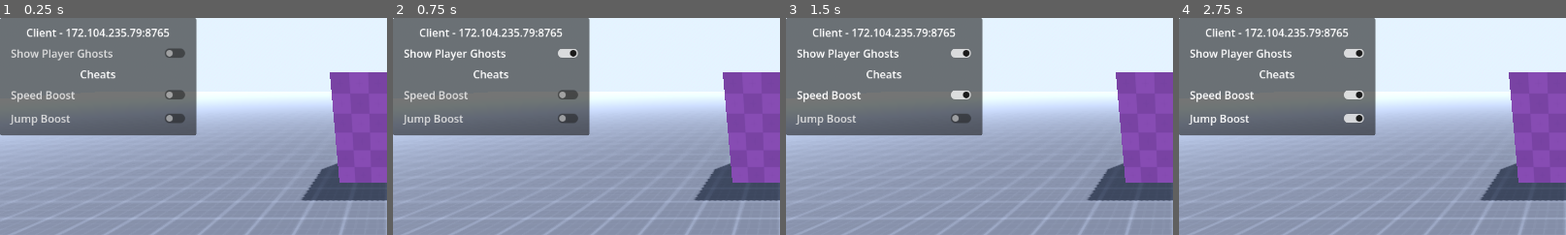
Above: before the commit, frames 1-4 (left to right).
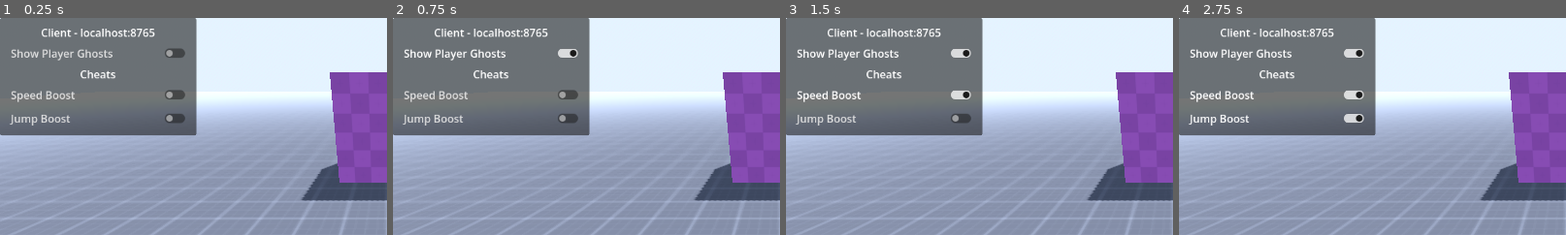
Above: after the commit, the same moments.

Repository: trflorian/server-authoritative-multiplayer
Game: Godot game, scene res://world.tscn
Same seed, same stepped clock (60 frames per second), same inputs: the game is played once before the commit and once after it.
Inputs:
- Up to frame 1 (0.25 s): no input
- Up to frame 2 (0.75 s): click "Show Player Ghosts" at 0.5 s
- Up to frame 3 (1.5 s): click "Speed Boost" at 1.25 s
- Up to frame 4 (2.75 s): click "Jump Boost" at 2 s
The pictures show only the part of the screen within x 0-50%, y 0-50%; the shares and areas given below are measured in that part.

The runs differ from the first frame. In frame 1, 0.9% of the frame differs, in the area x 7-44%, y 4-9%; in frame 2, 0.9%; in frame 3, 0.9%; in frame 4, 0.9%.

Commit message:
update to godot v4.7.2, retry client join on failure

Diff:
--- a/cheats/network_manager.gd
+++ b/networking/network_manager.gd
@@ -1,7 +1,7 @@
 extends Node
 
-const IP_ADDRESS := "172.104.235.79"
-#const IP_ADDRESS := "localhost"
+#const IP_ADDRESS := "172.104.235.79"
+const IP_ADDRESS := "localhost"
 const PORT := 8765
 const MAX_CLIENTS := 4
 
@@ -23,21 +23,33 @@
 	else:
 		network_type_label.text = "Client - " + IP_ADDRESS + ":" + str(PORT)
 		cheats_ui.visible = true
+		multiplayer.connected_to_server.connect(_connected_to_server)
+		multiplayer.connection_failed.connect(_connection_failed)
 		_create_client()
 
 func _create_client() -> void:
 	print("Starting client...")
 	var peer = WebSocketMultiplayerPeer.new()
-	peer.create_client("ws://%s:%d" % [IP_ADDRESS, PORT])
+	var error = peer.create_client("ws://%s:%d" % [IP_ADDRESS, PORT])
+	if error != OK:
+		push_error("Socket creation failed: ", error)
+		return
 	multiplayer.multiplayer_peer = peer
-	await multiplayer.connected_to_server
+
+func _connected_to_server() -> void:
 	print("Client is connected to server!")
+
+func _connection_failed() -> void:
+	print("Client connection failed, retrying in a sec...")
+	await get_tree().create_timer(1).timeout
+	_create_client()
 
 func _create_server() -> void:
 	print("Starting server...")
 	var peer = WebSocketMultiplayerPeer.new()
 	peer.create_server(PORT, "*") # TODO: add TLS options according to https://www.reddit.com/r/godot/comments/17ltxjp/comment/l1uz70s/?utm_source=share&utm_medium=web3x&utm_name=web3xcss&utm_term=1&utm_content=share_button
 	multiplayer.multiplayer_peer = peer
+	print("Server started!")
 
 func _on_peer_connected(peer: int) -> void:
 	var new_player_inst = player_prefab.instantiate() as PlayerController
--- a/player/player.tscn
+++ b/player/player.tscn
@@ -54,39 +54,39 @@
 properties/2/spawn = true
 properties/2/replication_mode = 1
 
-[node name="Player" type="Node3D" groups=["player"]]
+[node name="Player" type="Node3D" unique_id=1750218142 groups=["player"]]
 script = ExtResource("1_ub3x8")
 
-[node name="PlayerGhost" type="CharacterBody3D" parent="."]
+[node name="PlayerGhost" type="CharacterBody3D" parent="." unique_id=763562856]
 transform = Transform3D(1, 0, 0, 0, 1, 0, 0, 0, 1, 0, 1, 0)
 collision_layer = 2
 collision_mask = 3
 
-[node name="Body" type="MeshInstance3D" parent="PlayerGhost"]
+[node name="Body" type="MeshInstance3D" parent="PlayerGhost" unique_id=1644838764]
 mesh = SubResource("CapsuleMesh_jkfie")
 
-[node name="CollisionShape3D" type="CollisionShape3D" parent="PlayerGhost"]
+[node name="CollisionShape3D" type="CollisionShape3D" parent="PlayerGhost" unique_id=850371908]
 shape = SubResource("CapsuleShape3D_ywkg8")
 
-[node name="GhostSync" type="MultiplayerSynchronizer" parent="PlayerGhost"]
+[node name="GhostSync" type="MultiplayerSynchronizer" parent="PlayerGhost" unique_id=1992439585]
 root_path = NodePath("../..")
 replication_interval = 0.05
 replication_config = SubResource("SceneReplicationConfig_jgn1b")
 
-[node name="PlayerBody" type="CharacterBody3D" parent="."]
+[node name="PlayerBody" type="CharacterBody3D" parent="." unique_id=1448845230]
 transform = Transform3D(1, 0, 0, 0, 1, 0, 0, 0, 1, 0, 1, 0)
 collision_layer = 4
 collision_mask = 5
 
-[node name="Body" type="MeshInstance3D" parent="PlayerBody"]
+[node name="Body" type="MeshInstance3D" parent="PlayerBody" unique_id=639777639]
 mesh = SubResource("CapsuleMesh_ud6jc")
 
-[node name="CollisionShape3D" type="CollisionShape3D" parent="PlayerBody"]
+[node name="CollisionShape3D" type="CollisionShape3D" parent="PlayerBody" unique_id=2051536935]
 shape = SubResource("CapsuleShape3D_ywkg8")
 
-[node name="MeshInstance3D" type="MeshInstance3D" parent="PlayerBody"]
+[node name="MeshInstance3D" type="MeshInstance3D" parent="PlayerBody" unique_id=1564508585]
 transform = Transform3D(1, 0, 0, 0, 1, 0, 0, 0, 1, 0.0204223, 0.459778, -0.437381)
 mesh = SubResource("BoxMesh_1ouek")
 
-[node name="InputSync" type="MultiplayerSynchronizer" parent="."]
+[node name="InputSync" type="MultiplayerSynchronizer" parent="." unique_id=1971802015]
 replication_config = SubResource("SceneReplicationConfig_7yws8")
--- a/project.godot
+++ b/project.godot
@@ -8,11 +8,15 @@
 
 config_version=5
 
+[animation]
+
+compatibility/default_parent_skeleton_in_mesh_instance_3d=true
+
 [application]
 
 config/name="ServerAuthoritativeMultiplayer"
 run/main_scene="res://world.tscn"
-config/features=PackedStringArray("4.3", "GL Compatibility")
+config/features=PackedStringArray("4.7", "GL Compatibility")
 config/icon="res://icon.svg"
 
 [autoload]
--- a/settings/v_box_container_settings.gd
+++ b/settings/v_box_container_settings.gd
@@ -3,6 +3,7 @@
 
 func _ready() -> void:
 	$CheckButtonGhost.toggled.connect(_on_toggle_ghost)
+	$CheckButtonGhost.button_pressed = SettingsManager.show_player_ghosts
 
 func _on_toggle_ghost(is_active: bool) -> void:
 	SettingsManager.show_player_ghosts = is_active
--- a/world.tscn
+++ b/world.tscn
@@ -1,10 +1,10 @@
-[gd_scene load_steps=19 format=3 uid="uid://fkcfoilma1lc"]
+[gd_scene format=3 uid="uid://fkcfoilma1lc"]
 
-[ext_resource type="Script" path="res://cheats/network_manager.gd" id="1_qxjbp"]
-[ext_resource type="Script" path="res://camera/follow_node.gd" id="2_2onsa"]
+[ext_resource type="Script" uid="uid://dt8lqndt3d5ur" path="res://networking/network_manager.gd" id="1_qxjbp"]
+[ext_resource type="Script" uid="uid://cole0tqaq64da" path="res://camera/follow_node.gd" id="2_2onsa"]
 [ext_resource type="PackedScene" uid="uid://bfrav2bbqpxug" path="res://player/player.tscn" id="2_2u2ss"]
-[ext_resource type="Script" path="res://cheats/v_box_container_cheats.gd" id="3_ewwy3"]
-[ext_resource type="Script" path="res://settings/v_box_container_settings.gd" id="3_hbnai"]
+[ext_resource type="Script" uid="uid://cyxgxnu53hm7a" path="res://cheats/v_box_container_cheats.gd" id="3_ewwy3"]
+[ext_resource type="Script" uid="uid://o831xpe1ap5s" path="res://settings/v_box_container_settings.gd" id="3_hbnai"]
 [ext_resource type="Texture2D" uid="uid://5ff3ifr8tn2j" path="res://assets/texture_01.png" id="4_nw1tp"]
 [ext_resource type="Texture2D" uid="uid://dsnylthvgqrh4" path="res://assets/texture_08.png" id="6_qa0am"]
 
@@ -56,29 +56,29 @@
 [sub_resource type="BoxShape3D" id="BoxShape3D_m0dxs"]
 size = Vector3(2, 1, 5)
 
-[node name="World" type="Node3D"]
+[node name="World" type="Node3D" unique_id=2069485053]
 
-[node name="WorldEnvironment" type="WorldEnvironment" parent="."]
+[node name="WorldEnvironment" type="WorldEnvironment" parent="." unique_id=776775131]
 environment = SubResource("Environment_6gvf6")
 
-[node name="DirectionalLight3D" type="DirectionalLight3D" parent="."]
+[node name="DirectionalLight3D" type="DirectionalLight3D" parent="." unique_id=965945045]
 transform = Transform3D(-0.866025, -0.433013, 0.25, 0, 0.5, 0.866025, -0.5, 0.75, -0.433013, 0, 0, 0)
 shadow_enabled = true
 
-[node name="NetworkManager" type="Node" parent="." node_paths=PackedStringArray("network_type_label", "cheats_ui", "players_parent")]
+[node name="NetworkManager" type="Node" parent="." unique_id=1622226417 node_paths=PackedStringArray("network_type_label", "cheats_ui", "players_parent")]
 script = ExtResource("1_qxjbp")
 network_type_label = NodePath("../UI/Panel/MarginContainer/VBoxContainer/LabelNetworkType")
 cheats_ui = NodePath("../UI/Panel/MarginContainer/VBoxContainer/VBoxContainerCheats")
 player_prefab = ExtResource("2_2u2ss")
 players_parent = NodePath("../AllPlayers")
 
-[node name="UI" type="CanvasLayer" parent="."]
+[node name="UI" type="CanvasLayer" parent="." unique_id=2143409278]
 
-[node name="Panel" type="PanelContainer" parent="UI"]
+[node name="Panel" type="PanelContainer" parent="UI" unique_id=1149111911]
 offset_right = 292.0
 offset_bottom = 119.0
 
-[node name="MarginContainer" type="MarginContainer" parent="UI/Panel"]
+[node name="MarginContainer" type="MarginContainer" parent="UI/Panel" unique_id=1817691158]
 layout_mode = 2
 size_flags_vertical = 4
 theme_override_constants/margin_left = 10
@@ -86,84 +86,84 @@
 theme_override_constants/margin_right = 10
 theme_override_constants/margin_bottom = 10
 
-[node name="VBoxContainer" type="VBoxContainer" parent="UI/Panel/MarginContainer"]
+[node name="VBoxContainer" type="VBoxContainer" parent="UI/Panel/MarginContainer" unique_id=1462529392]
 layout_mode = 2
 size_flags_vertical = 0
 
-[node name="LabelNetworkType" type="Label" parent="UI/Panel/MarginContainer/VBoxContainer"]
+[node name="LabelNetworkType" type="Label" parent="UI/Panel/MarginContainer/VBoxContainer" unique_id=581497627]
 layout_mode = 2
 text = "[network_type]"
 horizontal_alignment = 1
 clip_text = true
 
-[node name="VBoxContainerSettings" type="VBoxContainer" parent="UI/Panel/MarginContainer/VBoxContainer"]
+[node name="VBoxContainerSettings" type="VBoxContainer" parent="UI/Panel/MarginContainer/VBoxContainer" unique_id=742373152]
 layout_mode = 2
 script = ExtResource("3_hbnai")
 
-[node name="CheckButtonGhost" type="CheckButton" parent="UI/Panel/MarginContainer/VBoxContainer/VBoxContainerSettings"]
+[node name="CheckButtonGhost" type="CheckButton" parent="UI/Panel/MarginContainer/VBoxContainer/VBoxContainerSettings" unique_id=866736129]
 layout_mode = 2
 focus_mode = 0
 text = "Show Player Ghosts"
 
-[node name="LabelCheats" type="Label" parent="UI/Panel/MarginContainer/VBoxContainer"]
+[node name="LabelCheats" type="Label" parent="UI/Panel/MarginContainer/VBoxContainer" unique_id=1424160314]
 layout_mode = 2
 text = "Cheats"
 horizontal_alignment = 1
 clip_text = true
 
-[node name="VBoxContainerCheats" type="VBoxContainer" parent="UI/Panel/MarginContainer/VBoxContainer"]
+[node name="VBoxContainerCheats" type="VBoxContainer" parent="UI/Panel/MarginContainer/VBoxContainer" unique_id=1623456383]
 layout_mode = 2
 script = ExtResource("3_ewwy3")
 
-[node name="CheckButtonSpeedCheat" type="CheckButton" parent="UI/Panel/MarginContainer/VBoxContainer/VBoxContainerCheats"]
+[node name="CheckButtonSpeedCheat" type="CheckButton" parent="UI/Panel/MarginContainer/VBoxContainer/VBoxContainerCheats" unique_id=2092017691]
 layout_mode = 2
 focus_mode = 0
 text = "Speed Boost"
 
-[node name="CheckButtonJumpCheat" type="CheckButton" parent="UI/Panel/MarginContainer/VBoxContainer/VBoxContainerCheats"]
+[node name="CheckButtonJumpCheat" type="CheckButton" parent="UI/Panel/MarginContainer/VBoxContainer/VBoxContainerCheats" unique_id=1042037042]
 layout_mode = 2
 focus_mode = 0
 text = "Jump Boost"
 
-[node name="Floor" type="StaticBody3D" parent="."]
+[node name="Floor" type="StaticBody3D" parent="." unique_id=1618427850]
 
-[node name="PlaneMesh" type="MeshInstance3D" parent="Floor"]
+[node name="PlaneMesh" type="MeshInstance3D" parent="Floor" unique_id=1259240237]
 mesh = SubResource("PlaneMesh_hr28o")
 skeleton = NodePath("../..")
 
-[node name="CollisionShape3D" type="CollisionShape3D" parent="Floor"]
+[node name="CollisionShape3D" type="CollisionShape3D" parent="Floor" unique_id=1186702466]
 shape = SubResource("WorldBoundaryShape3D_yxmpl")
 
-[node name="Camera3D" type="Camera3D" parent="."]
+[node name="Camera3D" type="Camera3D" parent="." unique_id=628223247]
 transform = Transform3D(1, 0, 0, 0, 0.866025, 0.5, 0, -0.5, 0.866025, 0, 3, 5)
 script = ExtResource("2_2onsa")
 
-[node name="AllPlayers" type="Node3D" parent="."]
+[node name="AllPlayers" type="Node3D" parent="." unique_id=329461020]
 
-[node name="MultiplayerSpawner" type="MultiplayerSpawner" parent="."]
-_spawnable_scenes = PackedStringArray("res://player/player.tscn")
+[node name="MultiplayerSpawner" type="MultiplayerSpawner" parent="." unique_id=709993279]
+_spawnable_scenes = PackedStringArray("uid://bfrav2bbqpxug")
 spawn_path = NodePath("../AllPlayers")
 
-[node name="InteractableCube" type="RigidBody3D" parent="."]
+[node name="InteractableCube" type="RigidBody3D" parent="." unique_id=2090953342]
 transform = Transform3D(1, 0, 0, 0, 1, 0, 0, 0, 1, 0, 1.5, -5)
 mass = 0.1
 
-[node name="MeshInstance3D" type="MeshInstance3D" parent="InteractableCube"]
+[node name="MeshInstance3D" type="MeshInstance3D" parent="InteractableCube" unique_id=1808068534]
 mesh = SubResource("BoxMesh_1uv5t")
 skeleton = NodePath("../..")
 
-[node name="CollisionShape3D" type="CollisionShape3D" parent="InteractableCube"]
+[node name="CollisionShape3D" type="CollisionShape3D" parent="InteractableCube" unique_id=1144927235]
 shape = SubResource("BoxShape3D_jdljc")
 
-[node name="InteractableCube2" type="RigidBody3D" parent="."]
+[node name="InteractableCube2" type="RigidBody3D" parent="." unique_id=1684834499]
 transform = Transform3D(1, 0, 0, 0, 1, 0, 0, 0, 1, 3.5, 1.5, -4)
 mass = 0.1
 
-[node name="MeshInstance3D" type="MeshInstance3D" parent="InteractableCube2"]
+[node name="MeshInstance3D" type="MeshInstance3D" parent="InteractableCube2" unique_id=1046844372]
 transform = Transform3D(1, 0, 0, 0, 1, 0, 0, 0, 1, -1, -1, 0)
 mesh = SubResource("BoxMesh_jgt1v")
 skeleton = NodePath("../..")
 
-[node name="CollisionShape3D" type="CollisionShape3D" parent="InteractableCube2"]
+[node name="CollisionShape3D" type="CollisionShape3D" parent="InteractableCube2" unique_id=798188986]
 transform = Transform3D(1, 0, 0, 0, 1, 0, 0, 0, 1, -1, -1, 0)
 shape = SubResource("BoxShape3D_m0dxs")
Not shown, added: camera/follow_node.gd.uid
Not shown, added: cheats/cheats_manager.gd.uid
Not shown, added: cheats/v_box_container_cheats.gd.uid
Not shown, added: networking/network_manager.gd.uid
Not shown: 1 places in player/player.tscn that only renumber resources
Not shown, added: player/player_controller.gd.uid
Not shown, added: settings/settings_manager.gd.uid
Not shown, added: settings/v_box_container_settings.gd.uid
